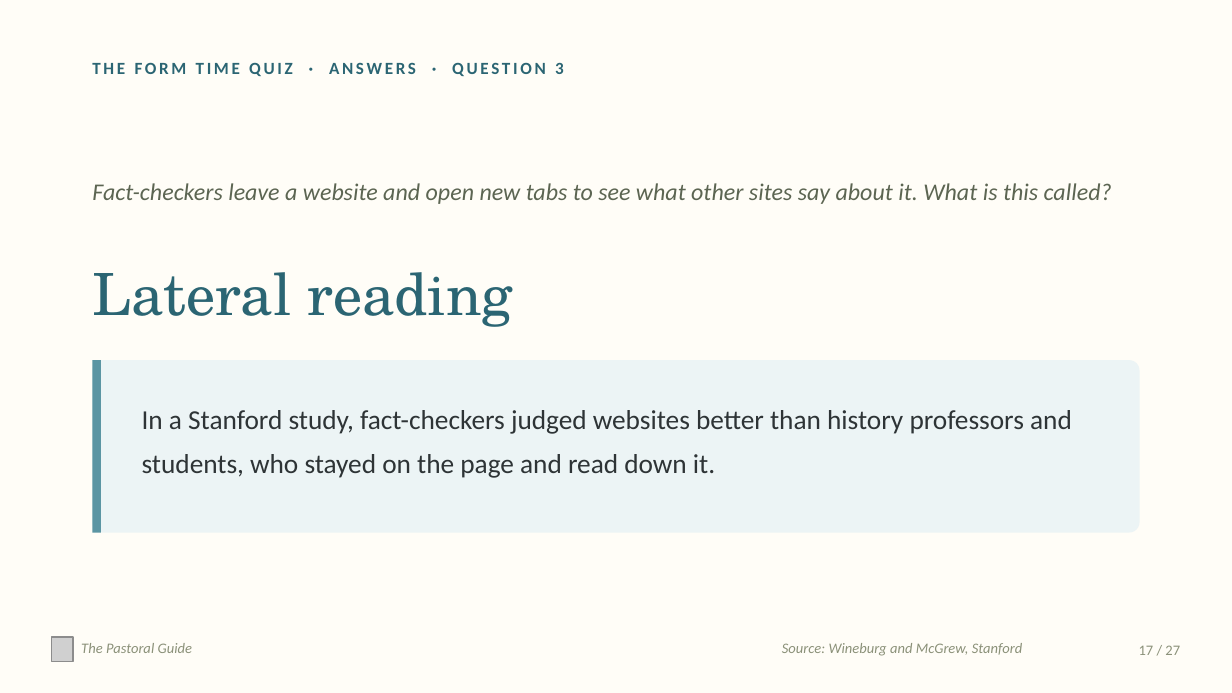
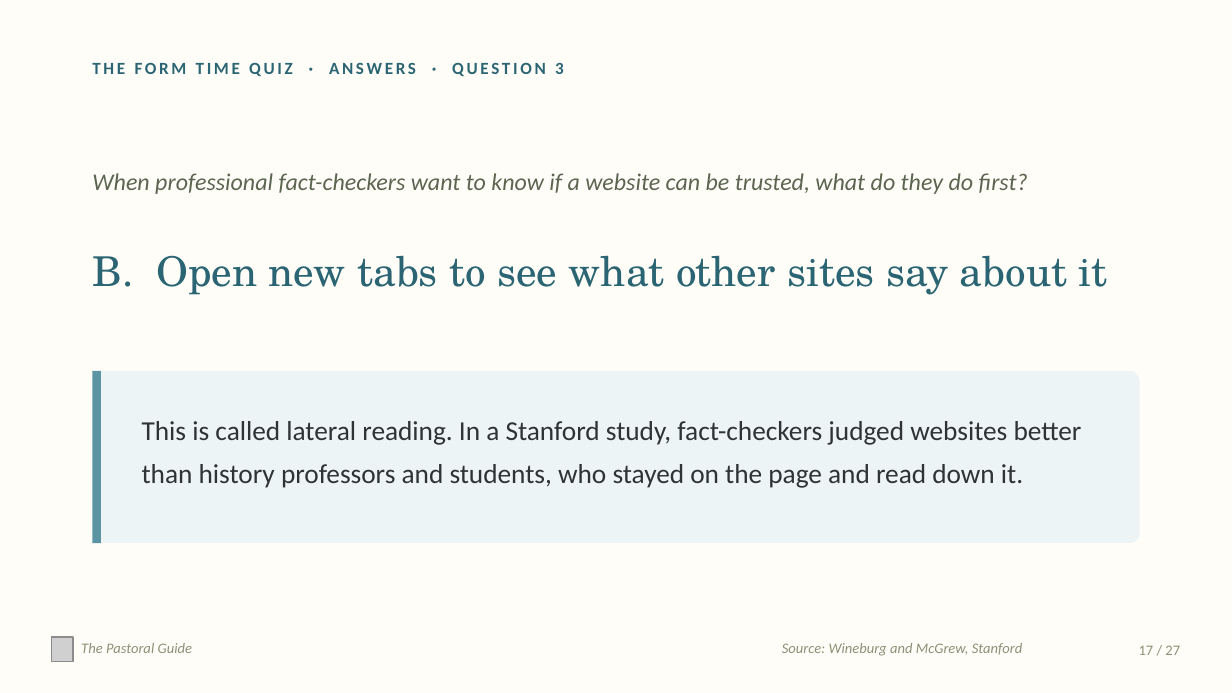
Before and after one commit to thepastoralguide/thepastoralguide.github.io, a slide deck: slide 17 of morning-registration-activities/form-time-quiz/downloads/Form_Time_Quiz_Volume_Two_Year_10_and_11.pptx. Drawn at 1232x693 pixels with LibreOffice and Linux fonts; fonts in the diff are those of the drawing; grey boxes stand for pictures. Boxes give left, top, right and bottom in pixels: in the first picture for what was removed or moved away, otherwise in the second. Text is boxed around its words. In the diff, an @@ line names an element or a change of style, - is before the commit and + after.

```diff
--- a/morning-registration-activities/form-time-quiz/downloads/Form_Time_Quiz_Volume_Two_Year_10_and_11.pptx
+++ b/morning-registration-activities/form-time-quiz/downloads/Form_Time_Quiz_Volume_Two_Year_10_and_11.pptx
@@ text at (92,173,1028,194): text changed @@
-Fact-checkers leave a website and open new tabs to see what other sites say about it. What is this called?
+When professional fact-checkers want to know if a website can be trusted, what do they do first?
@@ text at (92,255,1108,295): text changed; size 34 to 24 pt @@
-Lateral reading
+B. Open new tabs to see what other sites say about it
@@ rounded rectangle: place and size @@
-rounded rectangle at (92,360,1140,532)
+rounded rectangle at (92,371,1140,543)
@@ rectangle: place and size @@
-rectangle at (92,360,101,532)
+rectangle at (92,371,101,543)
@@ text at (142,421,1082,488): text changed @@
-In a Stanford study, fact-checkers judged websites better than history professors and students, who stayed on the page and read down it.
+This is called lateral reading. In a Stanford study, fact-checkers judged websites better than history professors and students, who stayed on the page and read down it.
```
Also in this commit, not shown: 17 other slides changed, 24 other files.
